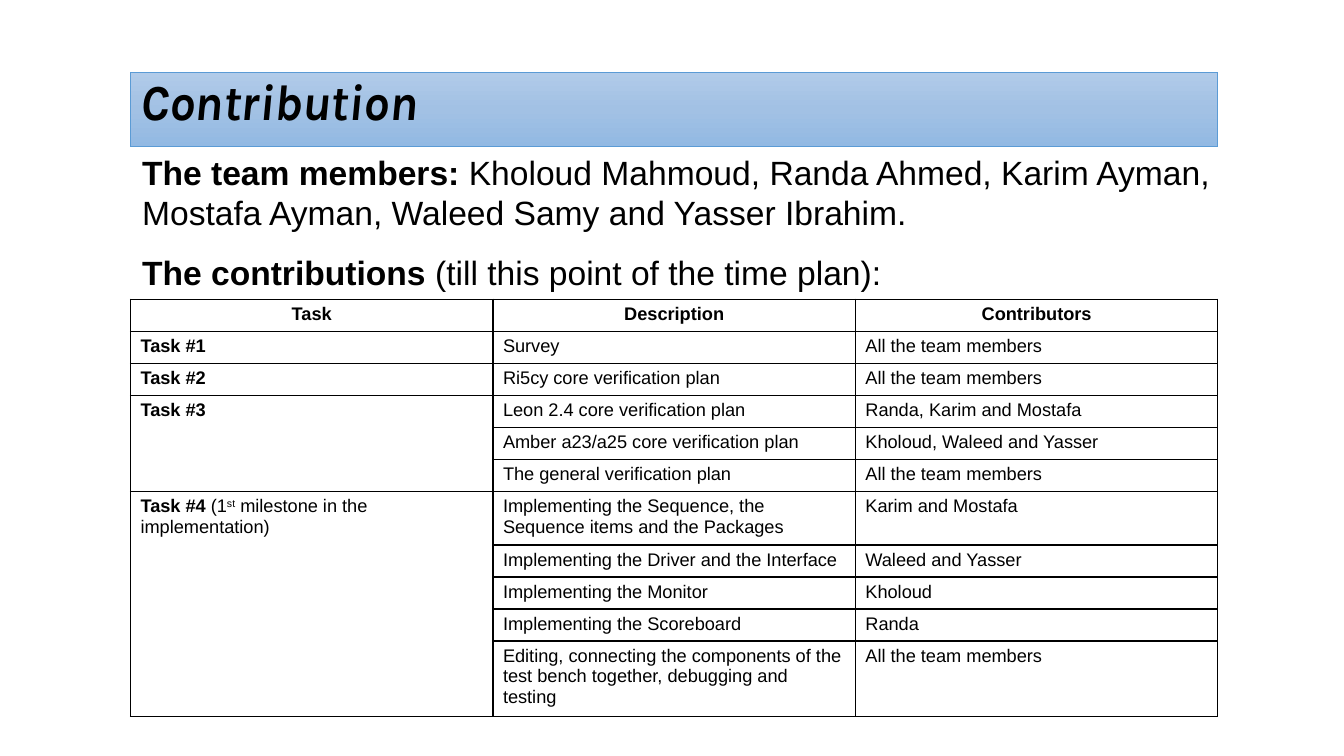
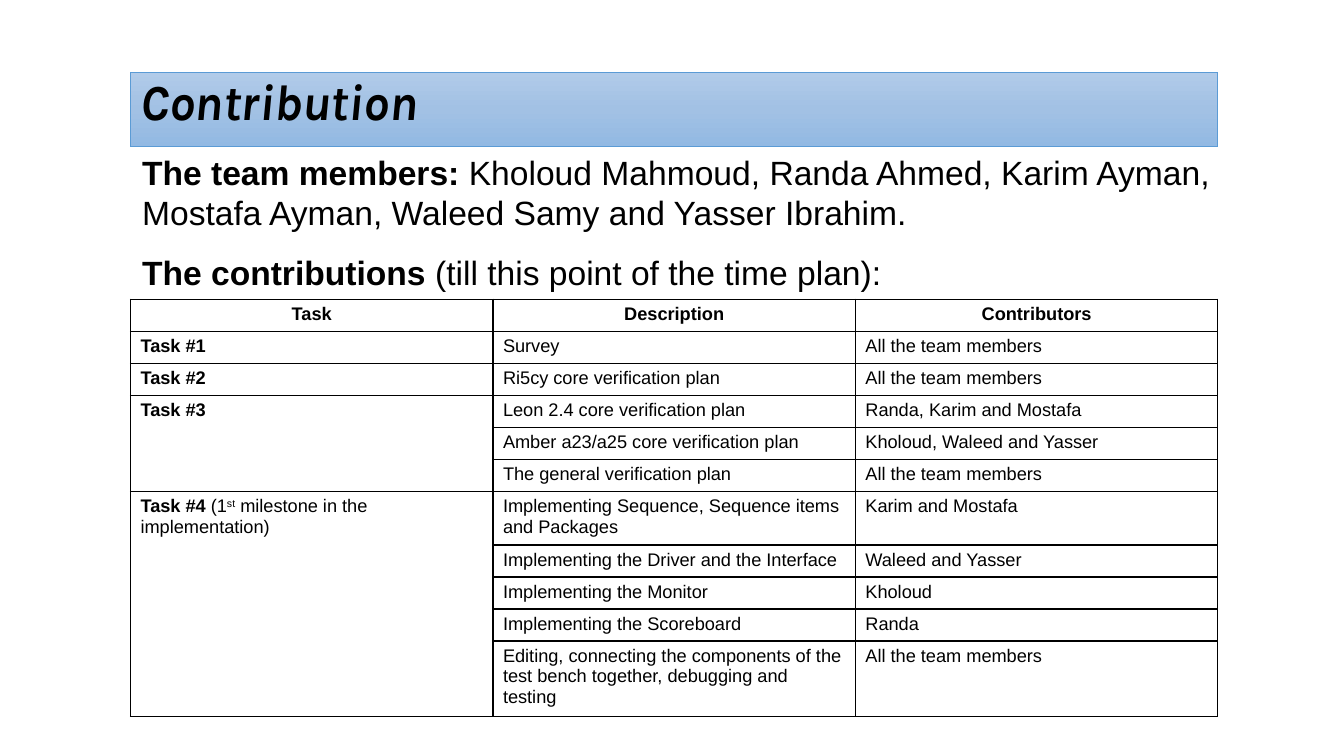
Before and after one commit to cufeolm/codeGP, a slide deck: slide 7 of Project_progress_Agenda.pptx. Drawn at 1344x756 pixels with LibreOffice and Linux fonts; fonts in the diff are those of the drawing. Boxes give left, top, right and bottom in pixels: in the first picture for what was removed or moved away, otherwise in the second. Text is boxed around its words. In the diff, an @@ line names an element or a change of style, - is before the commit and + after.

```diff
--- a/Project_progress_Agenda.pptx
+++ b/Project_progress_Agenda.pptx
@@ table at bbox=[130, 299, 1219, 716] @@
-row 7, column 2: Implementing the Sequence, the Sequence items and the Packages
+row 7, column 2: Implementing Sequence, Sequence items and Packages
```
Also in this commit, not shown: 2 other files.
